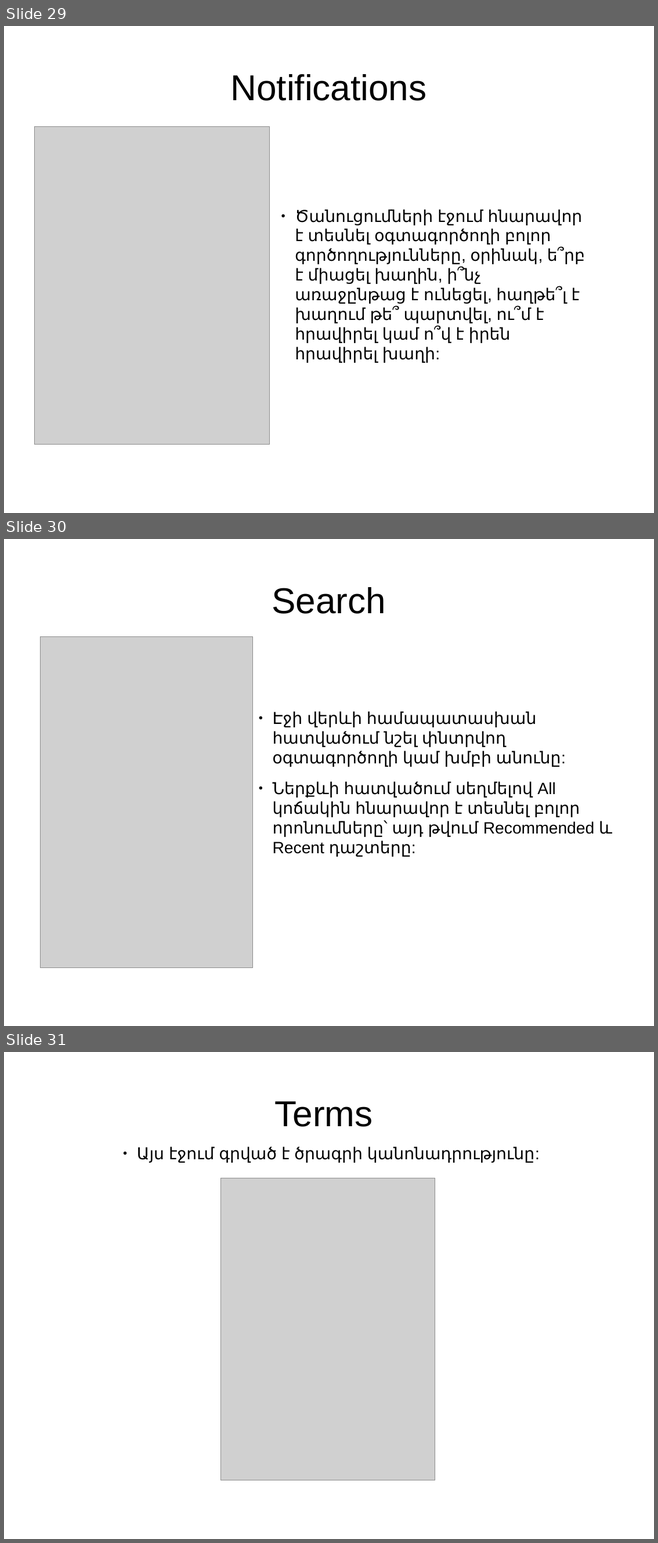
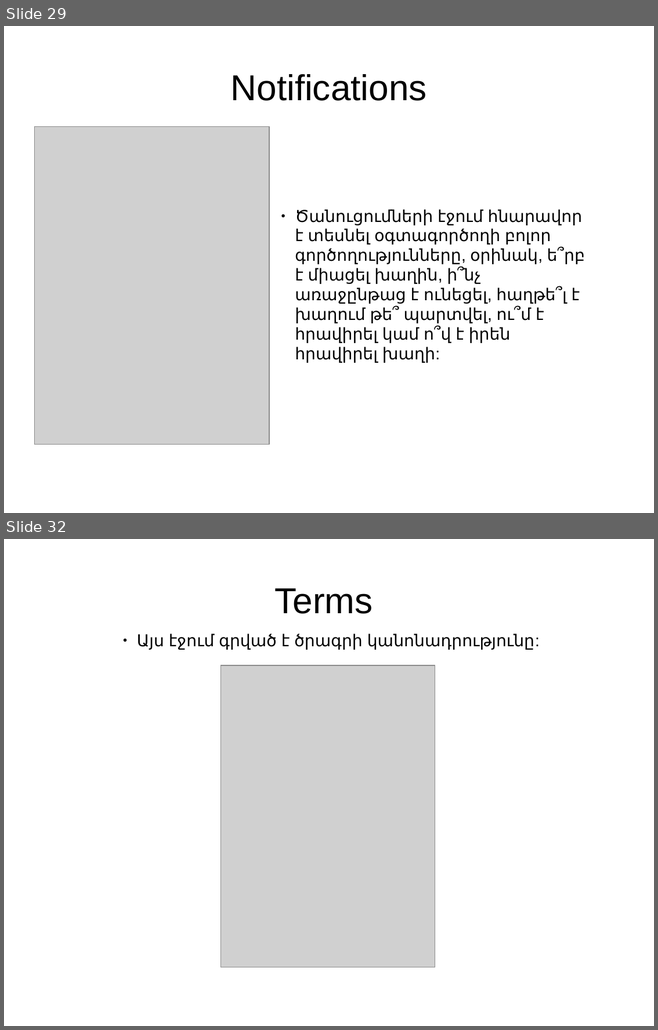
Before and after one commit to vanit-basic/instant_messenger, a slide deck: Documentation/Documentation.pptx. Shown one above the other, each under a label of ours: slides 29, 30 and 31 before the commit, slides 29 and 32 after it; the slides between them are not shown. The pictures are 658x1543 and 658x1030 pixels, drawn with LibreOffice and Linux fonts; fonts in the diff are those of the drawing; grey boxes stand for pictures; background and template pictures are left out. Boxes give left, top, right and bottom in pixels: in the first picture for what was removed or moved away, otherwise in the second. Text is boxed around its words. In the diff, an @@ line names an element or a change of style, - is before the commit and + after.

```diff
--- a/Documentation/Documentation.pptx
+++ b/Documentation/Documentation.pptx
@@ slide 30 removed at [4, 539, 654, 1026], background picture (left out) @@
@@ text removed at [271, 587, 386, 614] @@
-Search
@@ picture removed at [41, 637, 253, 969] @@
@@ text removed at [273, 711, 612, 857] @@
-● Էջի վերևի համապատասխան հատվածում նշել փնտրվող օգտագործողի կամ խմբի անունը:
-● Ներքևի հատվածում սեղմելով All կոճակին հնարավոր է տեսնել բոլոր որոնումները՝ այդ թվում Recommended և Recent դաշտերը:
@@ what was slide 31 is now slide 32 @@
```
Also in this commit, not shown: 2 slides added.
